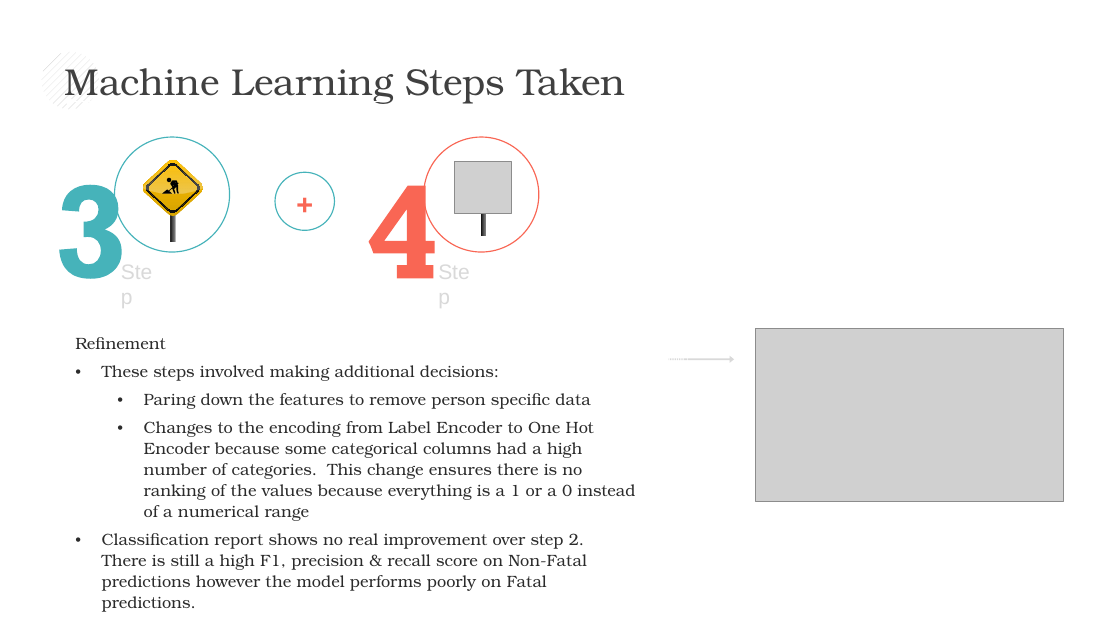
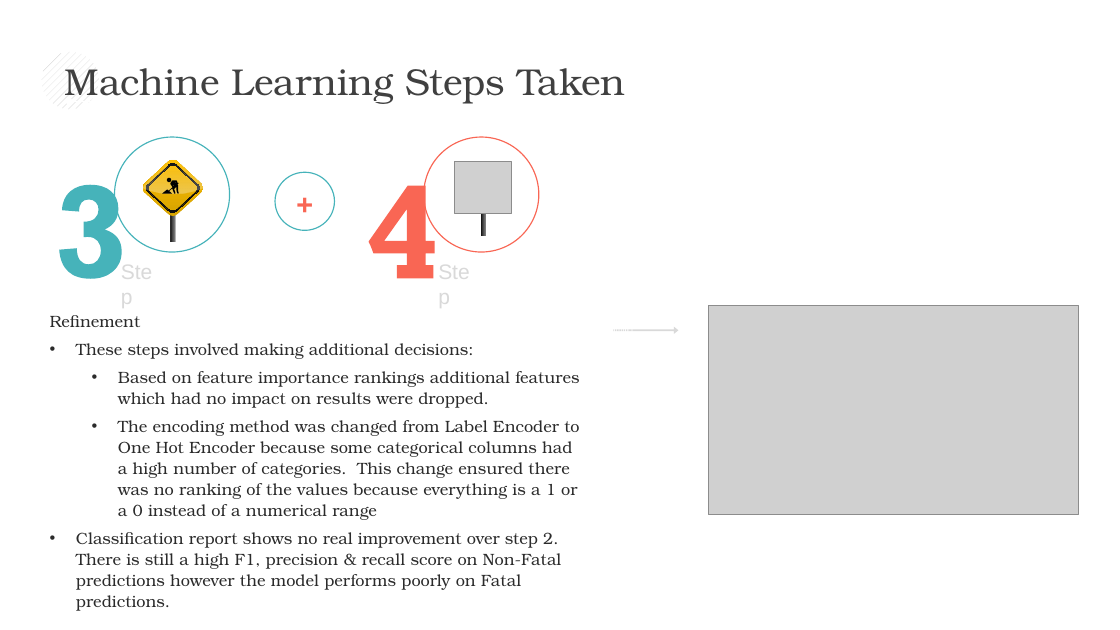
Before and after one commit to barharding/Crash-Detectives, a slide deck: slide 7 of ML Notebooks/ML_Steps_and_Outcomes_v1.pptx (slide 5 before the commit). Drawn at 1120x630 pixels with LibreOffice and Linux fonts; fonts in the diff are those of the drawing; grey boxes stand for pictures. Boxes give left, top, right and bottom in pixels: in the first picture for what was removed or moved away, otherwise in the second. Text is boxed around its words. In the diff, an @@ line names an element or a change of style, - is before the commit and + after.

```diff
--- a/ML Notebooks/ML_Steps_and_Outcomes_v1.pptx
+++ b/ML Notebooks/ML_Steps_and_Outcomes_v1.pptx
@@ text "Refinement" moved from (x1=75, y1=337, x2=635, y2=612) to (x1=50, y1=315, x2=579, y2=590) @@
@@ 8 rectangles, 1 right arrow moved together from (x1=669, y1=356, x2=734, y2=364) to (x1=613, y1=327, x2=679, y2=334) @@
@@ picture resized from (x1=756, y1=329, x2=1065, y2=502) to (x1=708, y1=305, x2=1079, y2=514) @@
@@ text at (x1=118, y1=371, x2=579, y2=520): text changed @@
-  • Paring down the features to remove person specific data
-  • Changes to the encoding from Label Encoder to One Hot Encoder because some categorical columns had a high number of categories. This change ensures there is no ranking of the values because everything is a 1 or a 0 instead of a numerical range
+  • Based on feature importance rankings additional features which had no impact on results were dropped.
+  • The encoding method was changed from Label Encoder to One Hot Encoder because some categorical columns had a high number of categories. This change ensured there was no ranking of the values because everything is a 1 or a 0 instead of a numerical range
```
Also in this commit, not shown: 5 other slides changed, 3 slides added, 2 other files.
